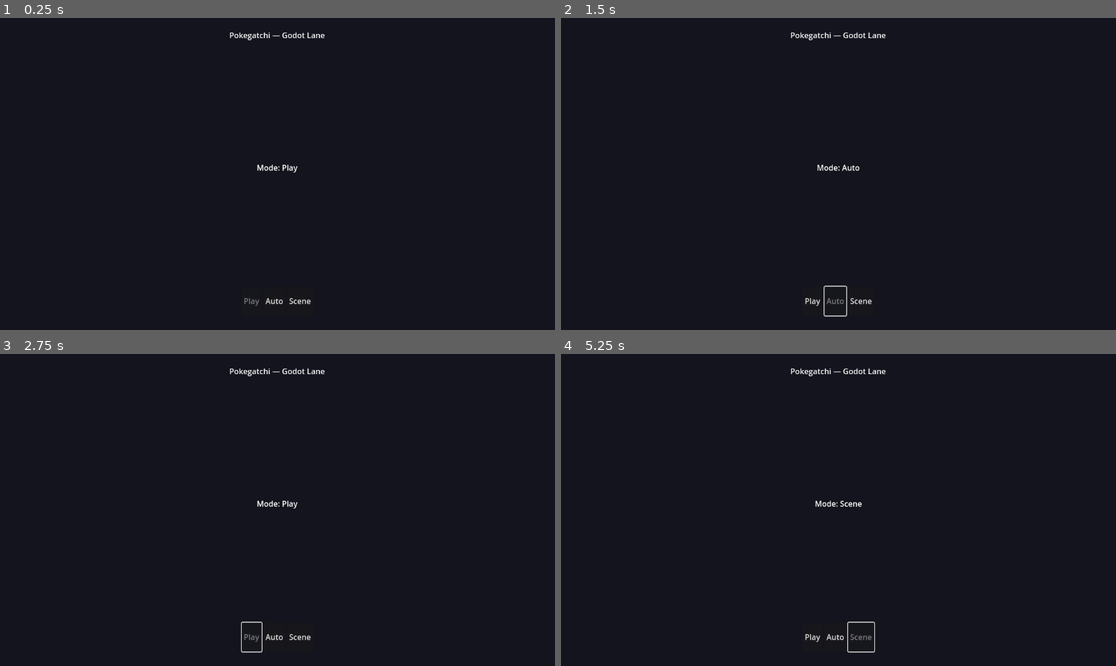
Above: before the commit, frames 1-4 (two rows, left to right).
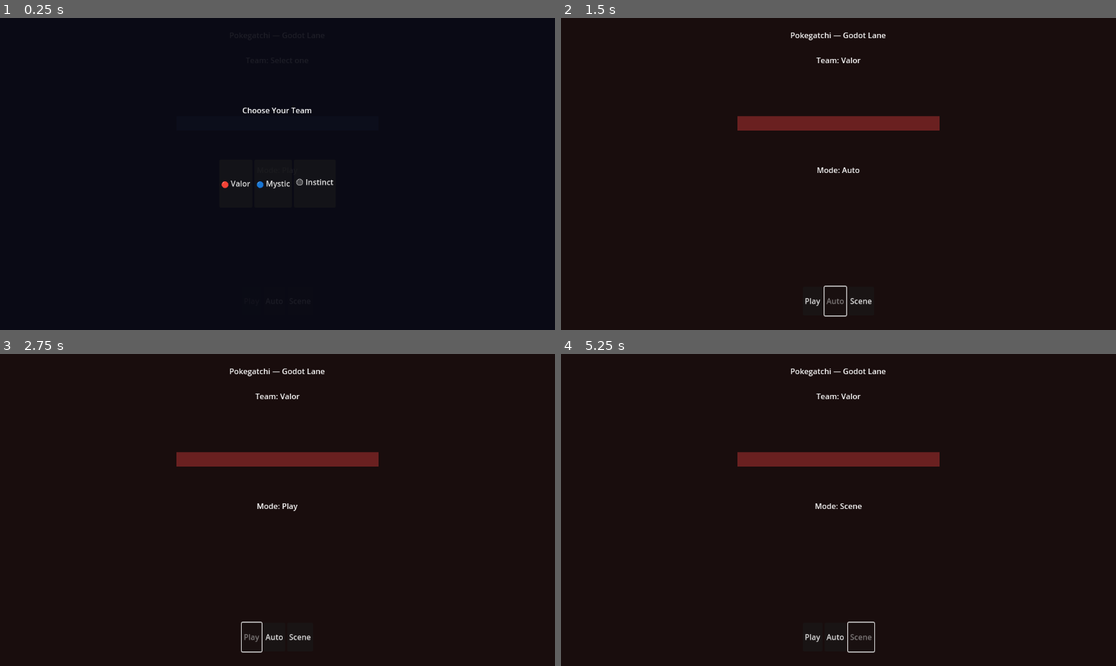
Above: after the commit, the same moments.

Repository: bocaburger131/pokegatchi
Game: Godot game, scene res://scenes/Main.tscn
Two runs of this game, one before a commit and one after it. Both use one fixed random seed, a clock stepped at 60 frames per second and the inputs below.
Inputs (mouse positions are in pixels of both pictures, inside the frame that each line leads up to):
- Up to frame 1 (0.25 s): no input
- Up to frame 2 (1.5 s): click (794, 183) at 0.5 s, where only the run after the commit has a clickable "🔴 Valor"; click "Auto" at 1.25 s
- Up to frame 3 (2.75 s): click "Play" at 2 s
- Up to frame 4 (5.25 s): click "Scene" at 2.75 s; click "Play" at 3.5 s; click "Auto" at 4.25 s; click "Scene" at 5 s

The runs differ from the first frame. In frame 1, 0.7% of the frame differs, in the area x 39-61%, y 4-93%; in frame 2, 1.9%; in frame 3, 1.9%; in frame 4, 1.9%, in the area x 31-69%, y 12-50%.

Commit message:
feat(godot-lane): task 2 team select UI with persistent state

Diff:
--- a/godot-lane/project.godot
+++ b/godot-lane/project.godot
@@ -8,5 +8,8 @@
 run/main_scene="res://scenes/Main.tscn"
 config/features=PackedStringArray("4.2")
 
+[autoload]
+GameState="*res://scripts/GameState.gd"
+
 [rendering]
 renderer/rendering_method="forward_plus"
--- a/godot-lane/scenes/Main.tscn
+++ b/godot-lane/scenes/Main.tscn
@@ -20,17 +20,42 @@
 grow_vertical = 2
 color = Color(0.08, 0.08, 0.12, 1)
 
+[node name="AccentBar" type="ColorRect" parent="."]
+layout_mode = 1
+anchors_preset = 10
+anchor_left = 0.5
+anchor_top = 0.5
+anchor_right = 0.5
+anchor_bottom = 0.5
+offset_left = -210.0
+offset_top = -120.0
+offset_right = 210.0
+offset_bottom = -90.0
+color = Color(0.42, 0.39, 1, 0.35)
+
 [node name="Title" type="Label" parent="."]
 layout_mode = 1
 anchors_preset = 5
 anchor_left = 0.5
 anchor_right = 0.5
-offset_left = -180.0
+offset_left = -240.0
 offset_top = 24.0
-offset_right = 180.0
+offset_right = 240.0
 offset_bottom = 74.0
 horizontal_alignment = 1
 text = "Pokegatchi — Godot Lane"
+
+[node name="TeamBadge" type="Label" parent="."]
+layout_mode = 1
+anchors_preset = 5
+anchor_left = 0.5
+anchor_right = 0.5
+offset_left = -120.0
+offset_top = 76.0
+offset_right = 120.0
+offset_bottom = 112.0
+horizontal_alignment = 1
+text = "Team: None"
 
 [node name="ModeBar" type="HBoxContainer" parent="."]
 layout_mode = 1
@@ -64,9 +89,63 @@
 anchor_top = 0.5
 anchor_right = 0.5
 anchor_bottom = 0.5
-offset_left = -220.0
-offset_top = -25.0
-offset_right = 220.0
-offset_bottom = 25.0
+offset_left = -260.0
+offset_top = -20.0
+offset_right = 260.0
+offset_bottom = 30.0
 horizontal_alignment = 1
 text = "Mode: Play"
+
+[node name="TeamOverlay" type="Control" parent="."]
+layout_mode = 1
+anchors_preset = 15
+anchor_right = 1.0
+anchor_bottom = 1.0
+grow_horizontal = 2
+grow_vertical = 2
+
+[node name="OverlayBG" type="ColorRect" parent="TeamOverlay"]
+layout_mode = 1
+anchors_preset = 15
+anchor_right = 1.0
+anchor_bottom = 1.0
+grow_horizontal = 2
+grow_vertical = 2
+color = Color(0.04, 0.04, 0.08, 0.92)
+
+[node name="OverlayTitle" type="Label" parent="TeamOverlay"]
+layout_mode = 1
+anchors_preset = 5
+anchor_left = 0.5
+anchor_right = 0.5
+offset_left = -260.0
+offset_top = 180.0
+offset_right = 260.0
+offset_bottom = 230.0
+horizontal_alignment = 1
+text = "Choose Your Team"
+
+[node name="TeamButtons" type="HBoxContainer" parent="TeamOverlay"]
+layout_mode = 1
+anchors_preset = 8
+anchor_left = 0.5
+anchor_top = 0.5
+anchor_right = 0.5
+anchor_bottom = 0.5
+offset_left = -280.0
+offset_top = -30.0
+offset_right = 280.0
+offset_bottom = 70.0
+alignment = 1
+
+[node name="ValorButton" type="Button" parent="TeamOverlay/TeamButtons"]
+layout_mode = 2
+text = "🔴 Valor"
+
+[node name="MysticButton" type="Button" parent="TeamOverlay/TeamButtons"]
+layout_mode = 2
+text = "🔵 Mystic"
+
+[node name="InstinctButton" type="Button" parent="TeamOverlay/TeamButtons"]
+layout_mode = 2
+text = "🟡 Instinct"
--- /dev/null
+++ b/godot-lane/scripts/GameState.gd
@@ -0,0 +1,32 @@
+extends Node
+
+const SAVE_PATH := "user://game_state.cfg"
+
+var current_team: String = ""
+var current_mode: String = "Play"
+
+func _ready() -> void:
+	load_state()
+
+func set_team(team: String) -> void:
+	current_team = team
+	save_state()
+
+func set_mode(mode: String) -> void:
+	current_mode = mode
+	save_state()
+
+func load_state() -> void:
+	var cfg := ConfigFile.new()
+	var err := cfg.load(SAVE_PATH)
+	if err != OK:
+		return
+
+	current_team = str(cfg.get_value("player", "team", ""))
+	current_mode = str(cfg.get_value("player", "mode", "Play"))
+
+func save_state() -> void:
+	var cfg := ConfigFile.new()
+	cfg.set_value("player", "team", current_team)
+	cfg.set_value("player", "mode", current_mode)
+	cfg.save(SAVE_PATH)
--- a/godot-lane/scripts/Main.gd
+++ b/godot-lane/scripts/Main.gd
@@ -1,17 +1,66 @@
 extends Control
+
+const TEAM_COLORS := {
+	"valor": Color(1.0, 0.27, 0.27, 1.0),
+	"mystic": Color(0.27, 0.53, 1.0, 1.0),
+	"instinct": Color(1.0, 0.84, 0.0, 1.0),
+}
+
+const TEAM_DIM_BG := {
+	"valor": Color(0.10, 0.05, 0.05, 1.0),
+	"mystic": Color(0.05, 0.06, 0.12, 1.0),
+	"instinct": Color(0.12, 0.11, 0.04, 1.0),
+}
+
+@onready var bg: ColorRect = $Background
+@onready var accent_bar: ColorRect = $AccentBar
+@onready var team_badge: Label = $TeamBadge
+@onready var team_overlay: Control = $TeamOverlay
 
 @onready var play_button: Button = $ModeBar/PlayButton
 @onready var auto_button: Button = $ModeBar/AutoButton
 @onready var scene_button: Button = $ModeBar/SceneButton
 @onready var status_label: Label = $Status
 
+@onready var valor_button: Button = $TeamOverlay/TeamButtons/ValorButton
+@onready var mystic_button: Button = $TeamOverlay/TeamButtons/MysticButton
+@onready var instinct_button: Button = $TeamOverlay/TeamButtons/InstinctButton
+
 var current_mode := "Play"
+var current_team := ""
 
 func _ready() -> void:
 	play_button.pressed.connect(func(): _set_mode("Play"))
 	auto_button.pressed.connect(func(): _set_mode("Auto"))
 	scene_button.pressed.connect(func(): _set_mode("Scene"))
-	_set_mode("Play")
+
+	valor_button.pressed.connect(func(): _select_team("valor"))
+	mystic_button.pressed.connect(func(): _select_team("mystic"))
+	instinct_button.pressed.connect(func(): _select_team("instinct"))
+
+	# restore persisted state if available
+	if Engine.has_singleton("GameState"):
+		current_team = GameState.current_team
+		current_mode = GameState.current_mode
+
+	if current_team == "":
+		team_overlay.visible = true
+		_apply_team_visuals("mystic") # neutral preview
+		team_badge.text = "Team: Select one"
+	else:
+		team_overlay.visible = false
+		_apply_team_visuals(current_team)
+		team_badge.text = "Team: %s" % _pretty_team(current_team)
+
+	_set_mode(current_mode)
+
+func _select_team(team: String) -> void:
+	current_team = team
+	team_overlay.visible = false
+	team_badge.text = "Team: %s" % _pretty_team(team)
+	_apply_team_visuals(team)
+	if Engine.has_singleton("GameState"):
+		GameState.set_team(team)
 
 func _set_mode(mode: String) -> void:
 	current_mode = mode
@@ -19,3 +68,22 @@
 	play_button.disabled = mode == "Play"
 	auto_button.disabled = mode == "Auto"
 	scene_button.disabled = mode == "Scene"
+	if Engine.has_singleton("GameState"):
+		GameState.set_mode(mode)
+
+func _apply_team_visuals(team: String) -> void:
+	var accent := TEAM_COLORS.get(team, Color(0.42, 0.39, 1.0, 1.0))
+	var bg_color := TEAM_DIM_BG.get(team, Color(0.08, 0.08, 0.12, 1.0))
+	bg.color = bg_color
+	accent_bar.color = Color(accent.r, accent.g, accent.b, 0.35)
+
+func _pretty_team(team: String) -> String:
+	match team:
+		"valor":
+			return "Valor"
+		"mystic":
+			return "Mystic"
+		"instinct":
+			return "Instinct"
+		_:
+			return "Unknown"
Not shown, changed: godot-lane/README.md
